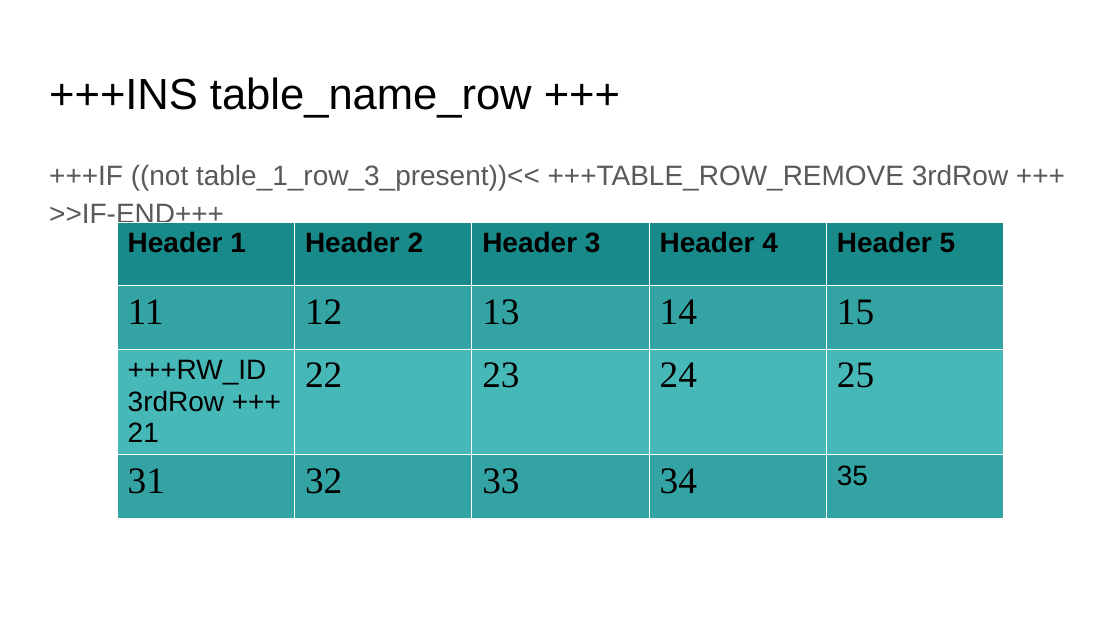
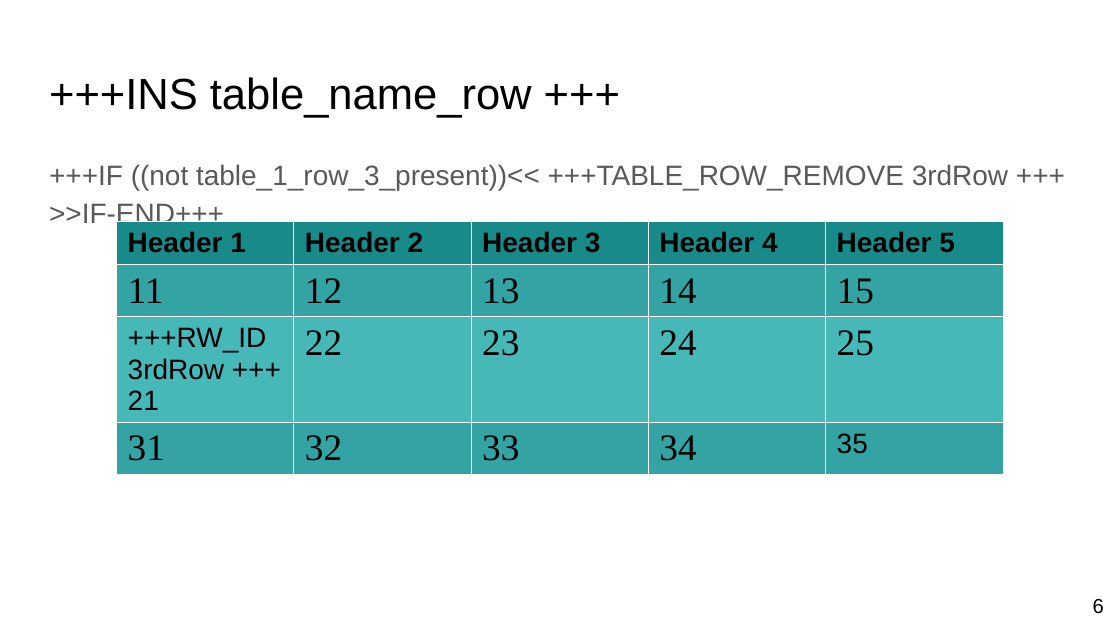
Before and after one commit to GayashanSameera/PythonPPTXGen, a slide deck: slide 6 of demo.pptx (slide 5 before the commit). Drawn at 1120x630 pixels with LibreOffice and Linux fonts; fonts in the diff are those of the drawing. Boxes give left, top, right and bottom in pixels: in the first picture for what was removed or moved away, otherwise in the second. Text is boxed around its words. In the diff, an @@ line names an element or a change of style, - is before the commit and + after.

```diff
--- a/demo.pptx
+++ b/demo.pptx
@@ text "+++IF ((not table_1_row_3_present))<< +++TABLE_ROW_REMOVE 3r ..." at (49, 164, 1008, 229): less space between paragraphs @@
@@ table at (116, 222, 1002, 475) @@
@@ borders changed @@
@@ page number added at (1093, 599, 1104, 614), 13 pt, text #000000 @@
+6
```
Also in this commit, not shown: 14 other slides changed, 5 slides added, 3 other files.
